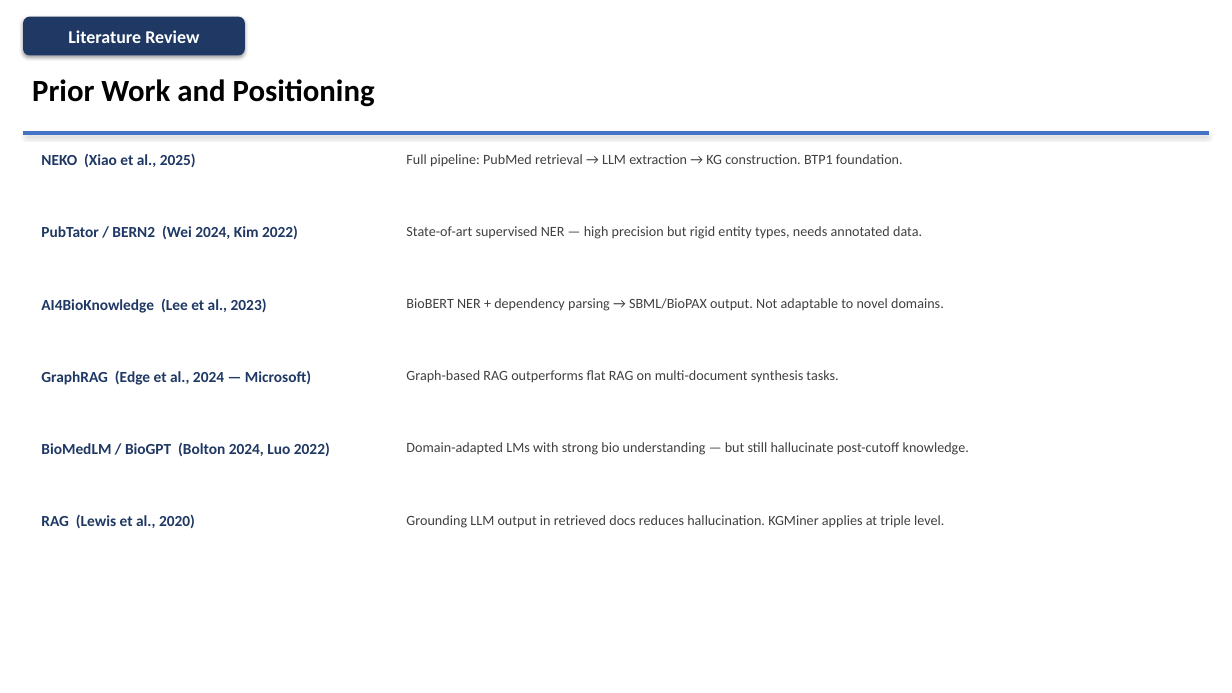
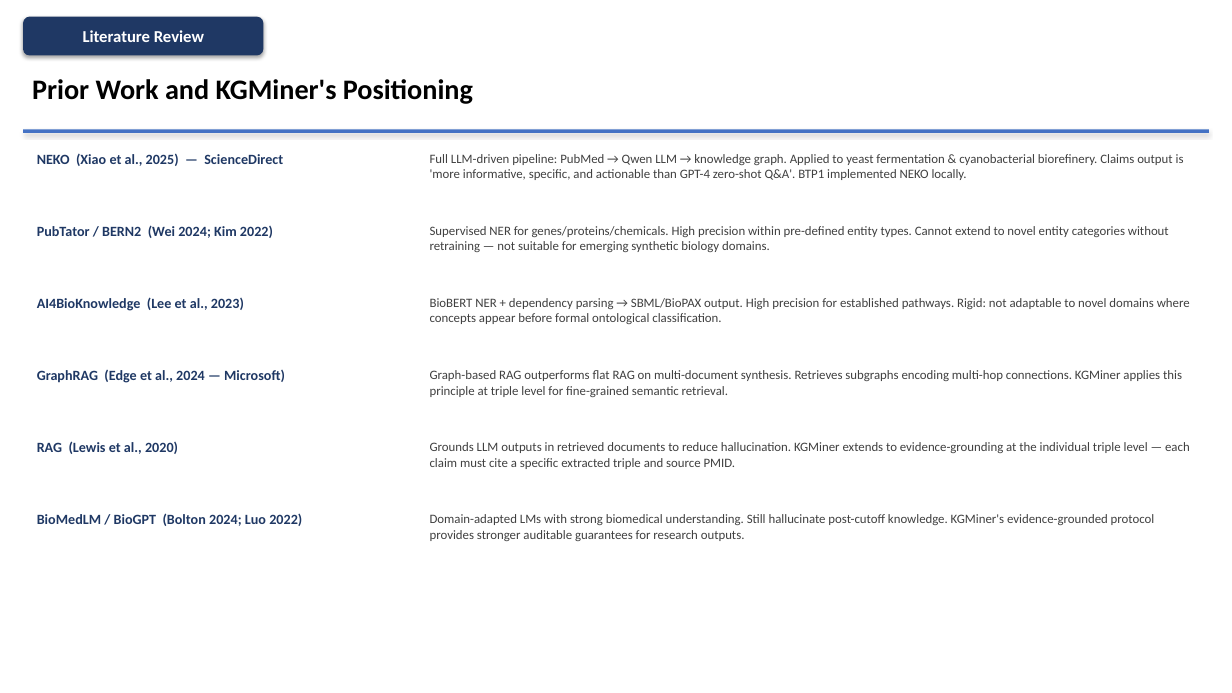
Before and after one commit to Up14/NEKO_PAPER, a slide deck: slide 5 of BTP2_KGMiner.pptx. Drawn at 1232x693 pixels with LibreOffice and Linux fonts; fonts in the diff are those of the drawing. Boxes give left, top, right and bottom in pixels: in the first picture for what was removed or moved away, otherwise in the second. Text is boxed around its words. In the diff, an @@ line names an element or a change of style, - is before the commit and + after.

```diff
--- a/BTP2_KGMiner.pptx
+++ b/BTP2_KGMiner.pptx
@@ rounded rectangle "Literature Review" resized from (x1=23, y1=17, x2=245, y2=55) to (x1=23, y1=17, x2=263, y2=55) @@
@@ rounded rectangle "Literature Review" at (x1=23, y1=17, x2=263, y2=55): size 14 to 13 pt @@
@@ text at (x1=32, y1=79, x2=473, y2=104): text changed; size 24 to 22 pt @@
-Prior Work and Positioning
+Prior Work and KGMiner's Positioning
@@ text at (x1=37, y1=153, x2=283, y2=166): text changed; size 12 to 11 pt @@
-NEKO (Xiao et al., 2025)
+NEKO (Xiao et al., 2025) — ScienceDirect
@@ text at (x1=430, y1=154, x2=1184, y2=180): text changed; size 11 to 10 pt @@
-Full pipeline: PubMed retrieval → LLM extraction → KG construction. BTP1 foundation.
+Full LLM-driven pipeline: PubMed → Qwen LLM → knowledge graph. Applied to yeast fermentation & cyanobacterial biorefinery. Claims output is 'more informative, specific, and actionable than GPT-4 zero-shot Q&A'. BTP1 implemented NEKO locally.
@@ text at (x1=37, y1=225, x2=273, y2=238): text changed; size 12 to 11 pt @@
-PubTator / BERN2 (Wei 2024, Kim 2022)
+PubTator / BERN2 (Wei 2024; Kim 2022)
@@ text at (x1=430, y1=226, x2=1169, y2=252): text changed; size 11 to 10 pt @@
-State-of-art supervised NER — high precision but rigid entity types, needs annotated data.
+Supervised NER for genes/proteins/chemicals. High precision within pre-defined entity types. Cannot extend to novel entity categories without retraining — not suitable for emerging synthetic biology domains.
@@ text at (x1=430, y1=298, x2=1190, y2=324): text changed; size 11 to 10 pt @@
-BioBERT NER + dependency parsing → SBML/BioPAX output. Not adaptable to novel domains.
+BioBERT NER + dependency parsing → SBML/BioPAX output. High precision for established pathways. Rigid: not adaptable to novel domains where concepts appear before formal ontological classification.
@@ text at (x1=430, y1=370, x2=1182, y2=397): text changed; size 11 to 10 pt @@
-Graph-based RAG outperforms flat RAG on multi-document synthesis tasks.
+Graph-based RAG outperforms flat RAG on multi-document synthesis. Retrieves subgraphs encoding multi-hop connections. KGMiner applies this principle at triple level for fine-grained semantic retrieval.
@@ size 12 to 11 pt in 3 elements at (x1=37, y1=297, x2=244, y2=311), (x1=37, y1=370, x2=285, y2=383), (x1=37, y1=441, x2=178, y2=454) @@
@@ text "RAG (Lewis et al., 2020)" moved from (x1=41, y1=514, x2=195, y2=528) to (x1=37, y1=441, x2=178, y2=454) @@
@@ text at (x1=430, y1=442, x2=1190, y2=469): text changed; size 11 to 10 pt @@
-Domain-adapted LMs with strong bio understanding — but still hallucinate post-cutoff knowledge.
+Grounds LLM outputs in retrieved documents to reduce hallucination. KGMiner extends to evidence-grounding at the individual triple level — each claim must cite a specific extracted triple and source PMID.
@@ text at (x1=37, y1=513, x2=302, y2=526): text changed; size 12 to 11 pt @@
-BioMedLM / BioGPT (Bolton 2024, Luo 2022)
+BioMedLM / BioGPT (Bolton 2024; Luo 2022)
@@ text at (x1=430, y1=514, x2=1155, y2=541): text changed; size 11 to 10 pt @@
-Grounding LLM output in retrieved docs reduces hallucination. KGMiner applies at triple level.
+Domain-adapted LMs with strong biomedical understanding. Still hallucinate post-cutoff knowledge. KGMiner's evidence-grounded protocol provides stronger auditable guarantees for research outputs.
```
Also in this commit, not shown: 6 other slides changed, 16 slides added, 10 slides removed, 1 other file.
